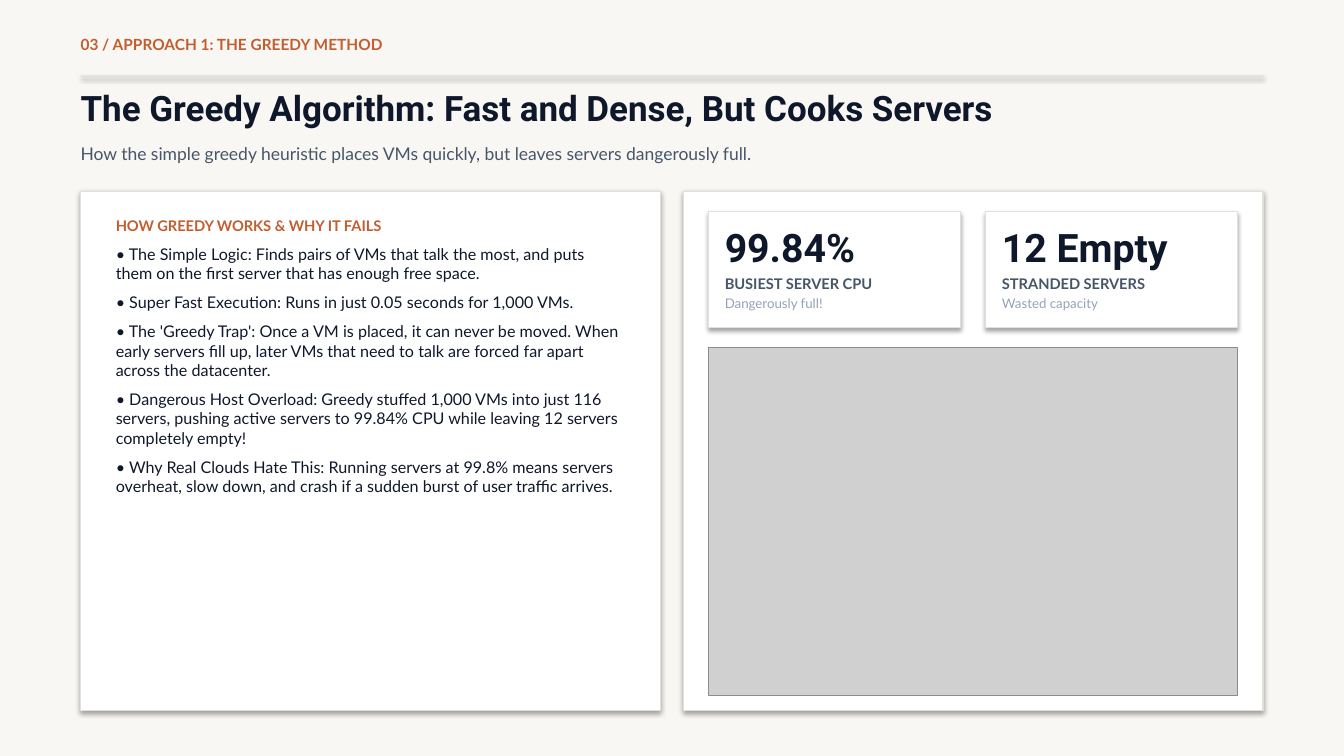
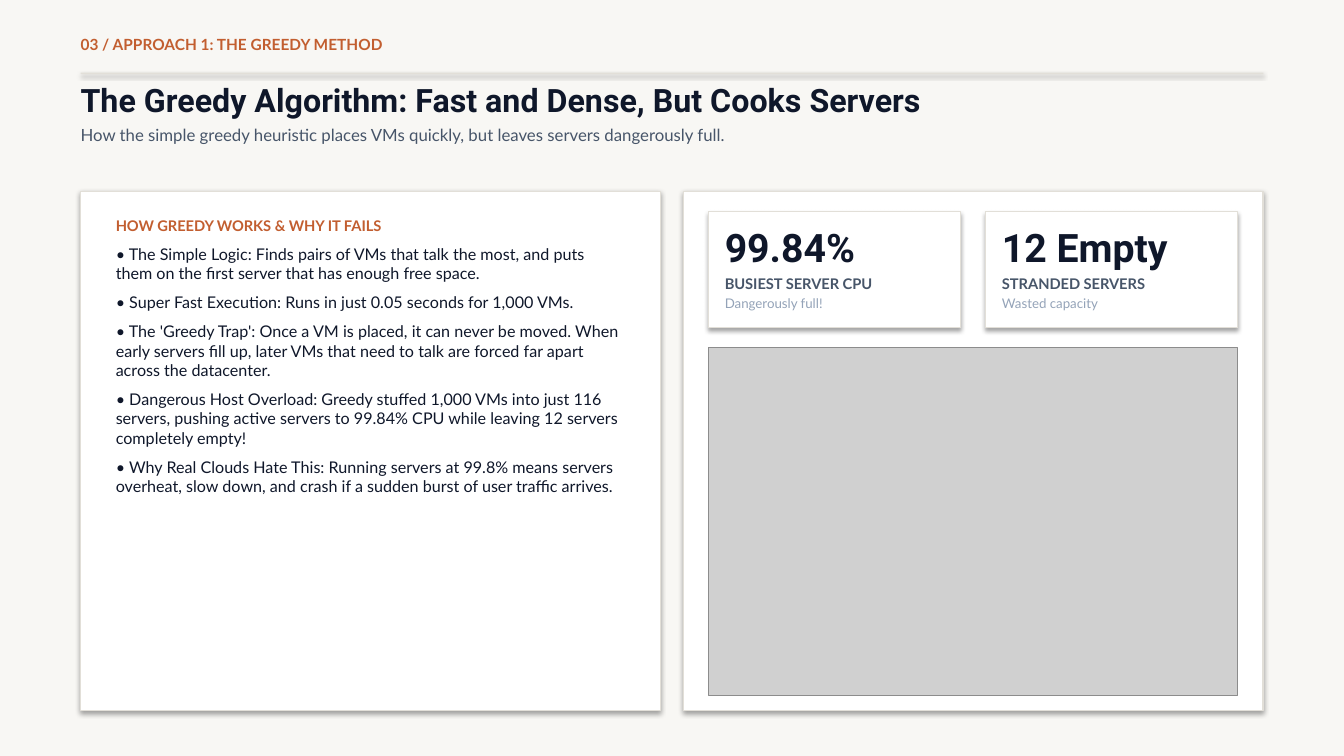
Before and after one commit to moparthipranav/CloudComputingProject, a slide deck: slide 4 of VM_Placement_Optimization_Presentation.pptx. Drawn at 1344x756 pixels with LibreOffice and Linux fonts; fonts in the diff are those of the drawing; grey boxes stand for pictures. Boxes give left, top, right and bottom in pixels: in the first picture for what was removed or moved away, otherwise in the second. Text is boxed around its words. In the diff, an @@ line names an element or a change of style, - is before the commit and + after.

```diff
--- a/VM_Placement_Optimization_Presentation.pptx
+++ b/VM_Placement_Optimization_Presentation.pptx
@@ text at bbox=[81, 88, 921, 119]: paragraph added @@
+The Greedy Algorithm: Fast and Dense, But Cooks Servers
@@ text "The Greedy Algorithm: Fast and ...": place and size @@
-text "The Greedy Algorithm: Fast and ..." at bbox=[81, 147, 751, 163]
+text "The Greedy Algorithm: Fast and ..." at bbox=[81, 88, 921, 144]
@@ text removed at bbox=[81, 94, 993, 129] @@
-The Greedy Algorithm: Fast and Dense, But Cooks Servers
@@ text at bbox=[81, 128, 724, 144]: size 12.5 to 12 pt in "How the simple greedy heuristic places VMs ..."; more space between paragraphs @@
```
Also in this commit, not shown: 10 other slides changed, 3 other files.
